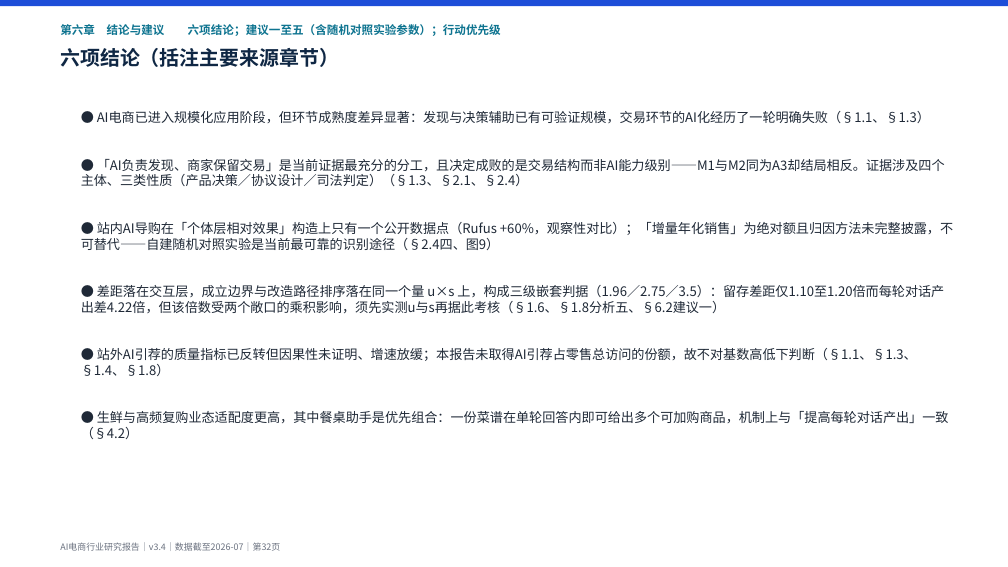
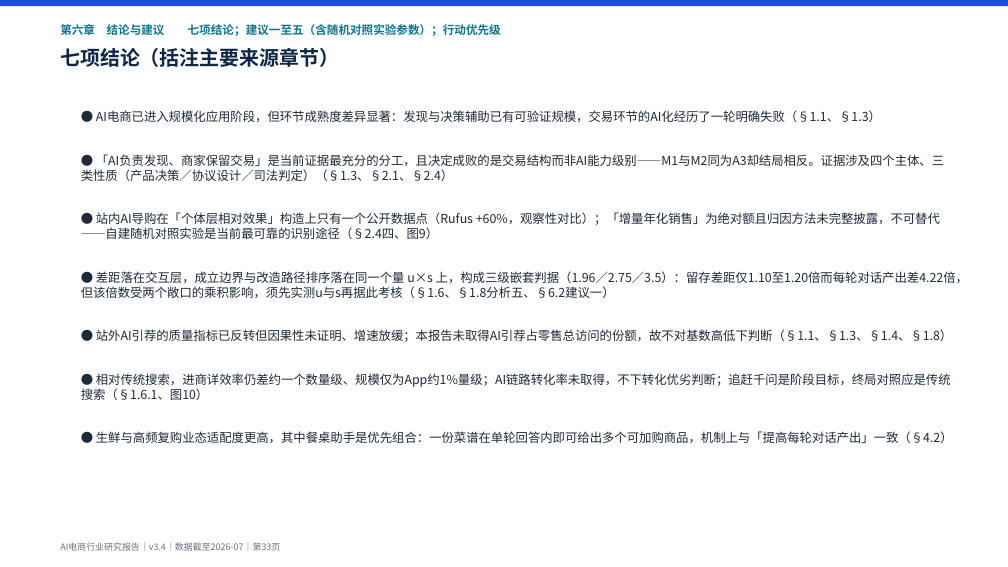
Before and after one commit to breeze2623-create/Aicommerce, a slide deck: slide 33 of report/AI电商行业研究报告.pptx (slide 32 before the commit). Drawn at 1008x567 pixels with LibreOffice and Linux fonts; fonts in the diff are those of the drawing. Boxes give left, top, right and bottom in pixels: in the first picture for what was removed or moved away, otherwise in the second. Text is boxed around its words. In the diff, an @@ line names an element or a change of style, - is before the commit and + after.

```diff
--- a/report/AI电商行业研究报告.pptx
+++ b/report/AI电商行业研究报告.pptx
@@ text at (60, 24, 501, 36): text changed @@
-第六章 结论与建议 六项结论；建议一至五（含随机对照实验参数）；行动优先级
+第六章 结论与建议 七项结论；建议一至五（含随机对照实验参数）；行动优先级
@@ text at (60, 48, 339, 67): text changed @@
-六项结论（括注主要来源章节）
+七项结论（括注主要来源章节）
@@ text at (81, 110, 968, 443): size 12.5 to 11.8 pt in "● AI电商已进入规模化应用阶段，但环节成熟度差异显著：发现与决策辅助已有可验证规模，交易环节的AI化经历了一轮明确失败 ...", "● 「AI负责发现、商家保留交易」是当前证据最充分的分工，且决定成败的是交易结构而非AI能力级别——M1与M2同为A3却 ...", "● 站内AI导购在「个体层相对效果」构造上只有一个公开数据点（Rufus +60%，观察性对比）；「增量年化销售」为绝对 ...", "● 差距落在交互层，成立边界与改造路径排序落在同一个量 u×s 上，构成三级嵌套判据（1.96／2.75／3.5）：留存 ..." and 2 more places; less space between paragraphs @@
@@ text at (81, 373, 951, 400): paragraph added @@
+● 相对传统搜索，进商详效率仍差约一个数量级、规模仅为App约1%量级；AI链路转化率未取得，不下转化优劣判断；追赶千问是阶段目标，终局对照应是传统搜索（§1.6.1、图10）
```
Also in this commit, not shown: 24 other slides changed, 1 slide added, 8 other files.
